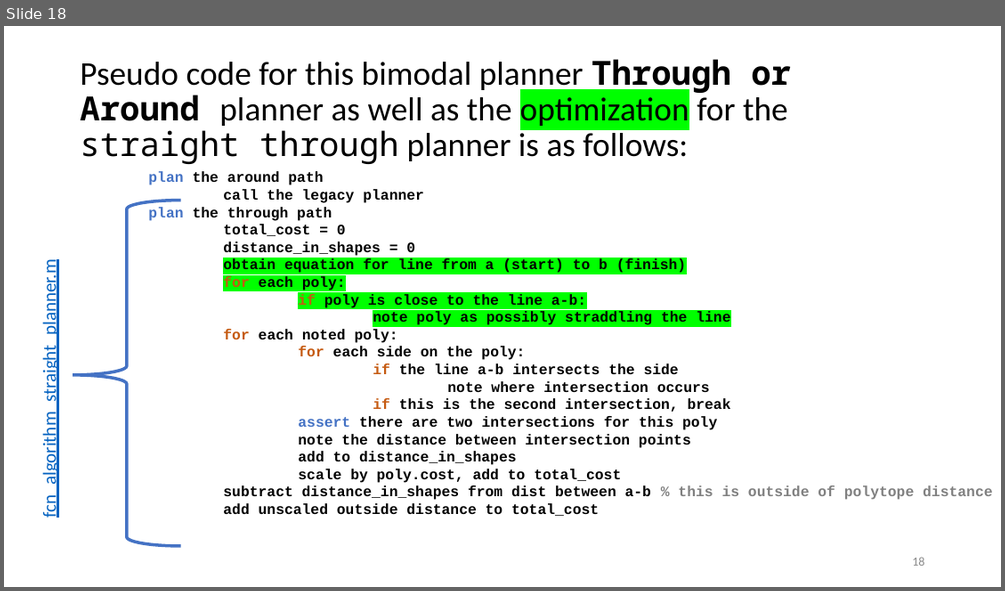
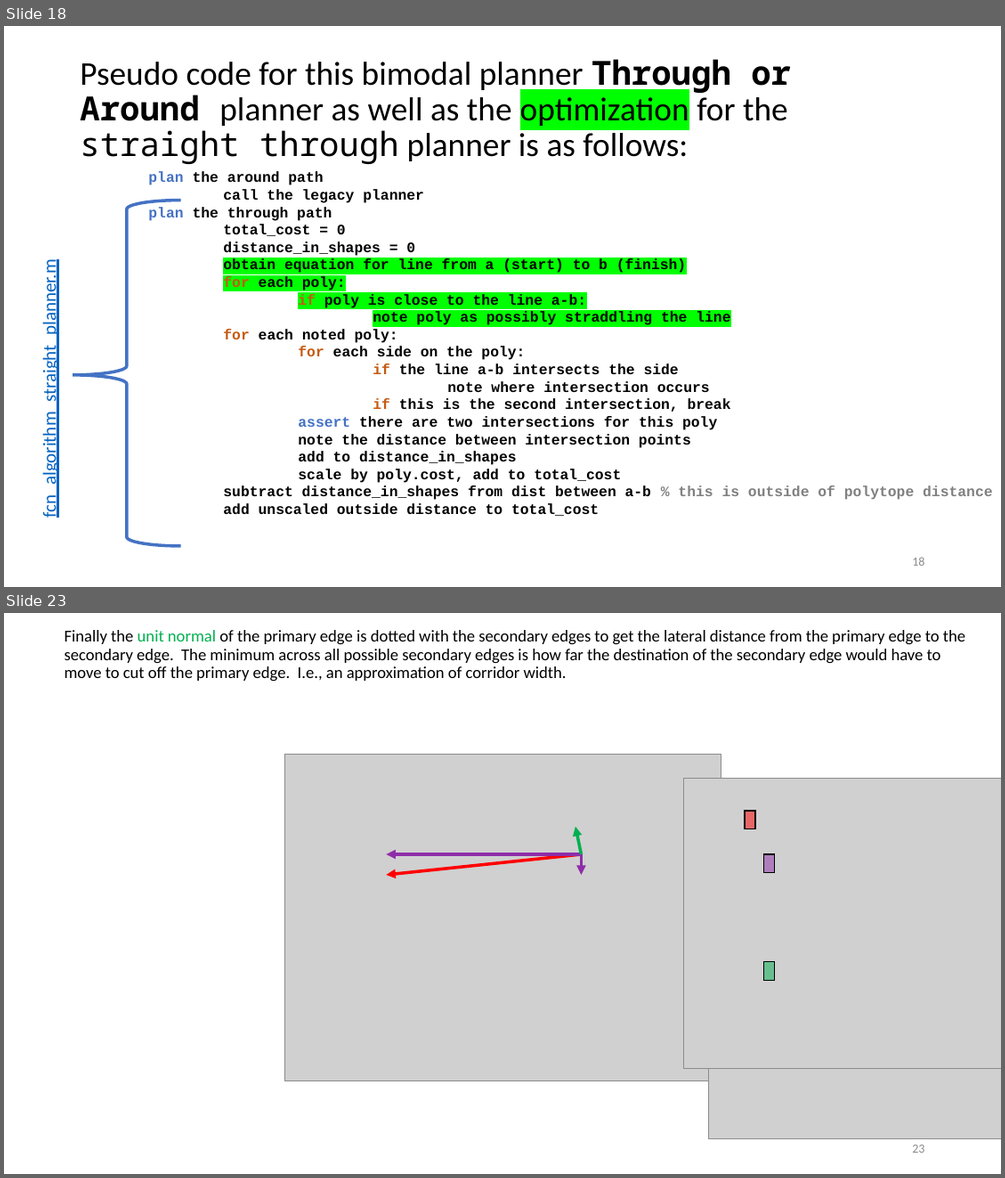
Before and after one commit to ivsg-psu/PathPlanning_GridFreePathPlanners_BoundedAStar, a slide deck: Documentation/bounded_astar_documentation.pptx. Shown one above the other, each under a label of ours: slide 18 before the commit, slides 18 and 23 after it; the slides between them are not shown. The pictures are 1005x591 and 1005x1178 pixels, drawn with LibreOffice and Linux fonts; fonts in the diff are those of the drawing; grey boxes stand for pictures. Boxes give left, top, right and bottom in pixels: in the first picture for what was removed or moved away, otherwise in the second. Text is boxed around its words. In the diff, an @@ line names an element or a change of style, - is before the commit and + after.

```diff
--- a/Documentation/bounded_astar_documentation.pptx
+++ b/Documentation/bounded_astar_documentation.pptx
@@ slide 23 added at bbox=[4, 613, 1001, 1174], background #FFFFFF @@
@@ title added at bbox=[65, 630, 965, 682], 16 pt, text #000000 @@
+Finally the unit normal of the primary edge is dotted with the secondary edges to get the lateral distance from the primary edge to the secondary edge. The minimum across all possible secondary edges is how far the destination of the secondary edge would have to move to cut off the primary edge. I.e., an approximation of corridor width.
@@ picture added at bbox=[284, 754, 720, 1081] @@
@@ picture added at bbox=[684, 779, 1001, 1069] @@
@@ arrow added from (582, 854) to (575, 826), #00B050 3 pt @@
@@ rectangle added at bbox=[744, 811, 755, 829], fill #FF0000 at 50% opacity, outline #000000 1 pt @@
@@ arrow added from (582, 854) to (386, 875), #FF0000 3 pt @@
@@ arrow added from (582, 854) to (386, 854), #8E2DA9 3 pt @@
@@ arrow added from (582, 854) to (582, 875), #8E2DA9 3 pt @@
@@ rectangle added at bbox=[764, 854, 774, 873], fill #8E2DA9 at 50% opacity, outline #000000 1 pt @@
@@ rectangle added at bbox=[764, 962, 774, 981], fill #00B050 at 50% opacity, outline #000000 1 pt @@
@@ picture added at bbox=[708, 1053, 1001, 1139] @@
@@ page number added at bbox=[912, 1144, 924, 1152], 12 pt, text #8C8C8C @@
+23
```
Also in this commit, not shown: 7 other slides added, 2 other files.
